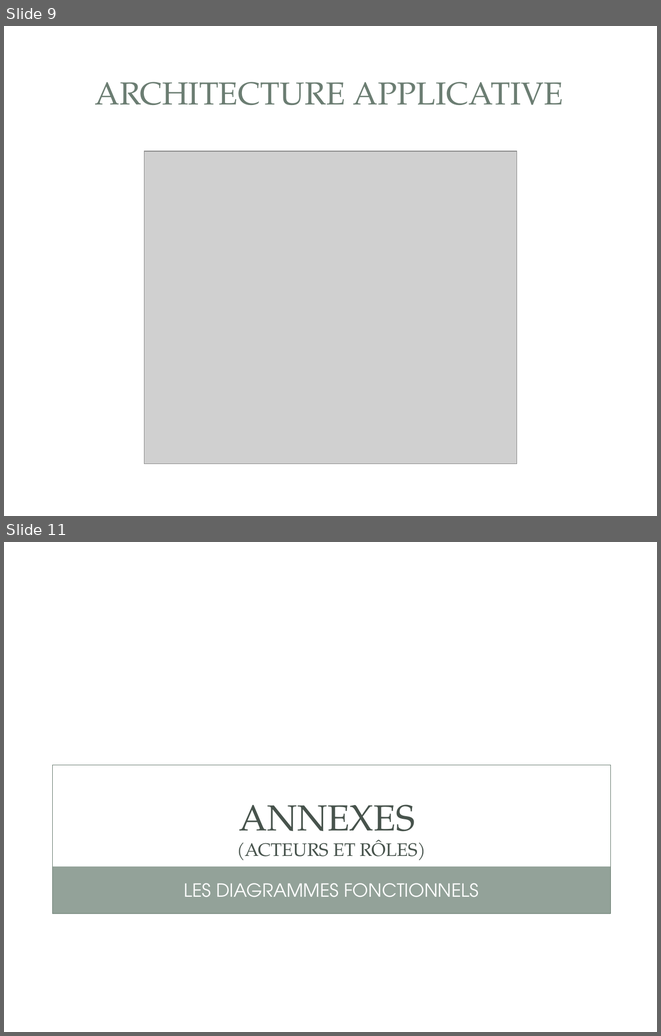
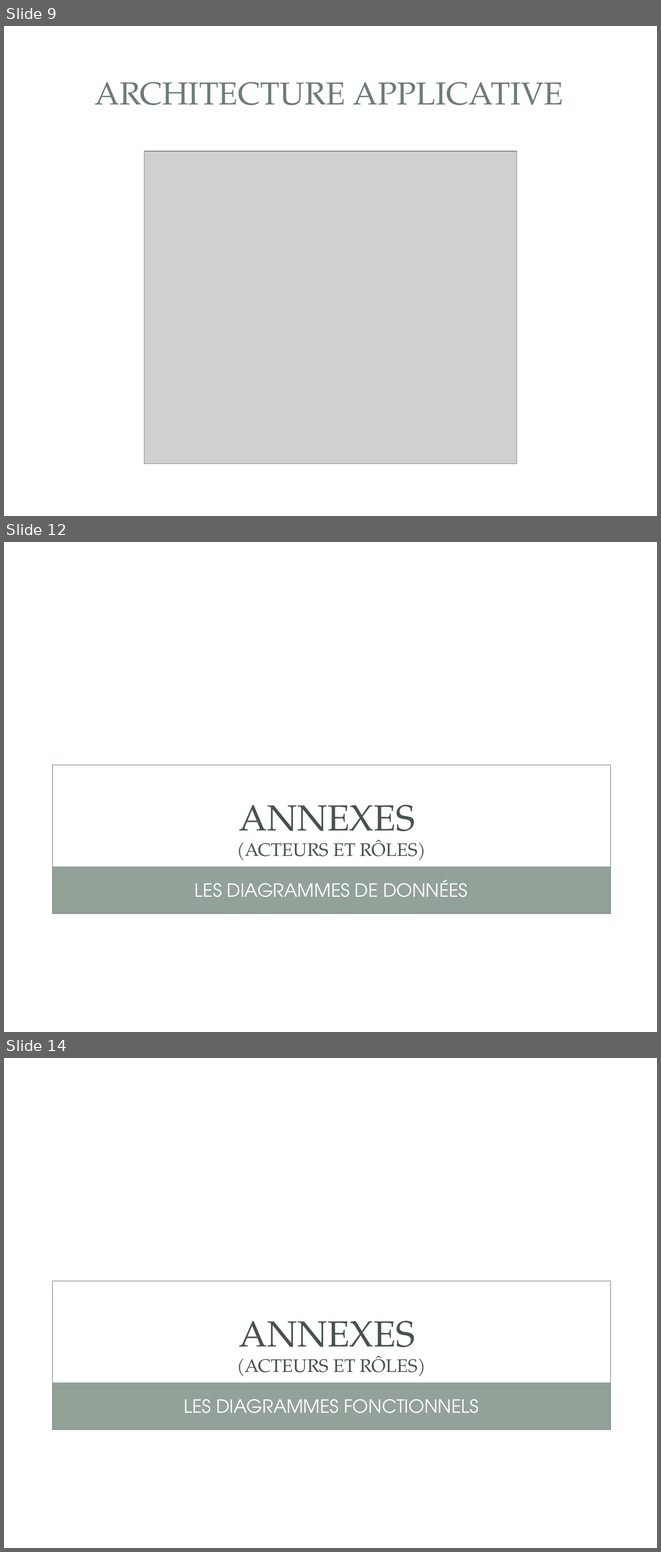
Before and after one commit to gestionsAbsences/gestionAbsences, a slide deck: Projet/Projet de fin de fomation - Fred.ppt. Shown one above the other, each under a label of ours: slides 9 and 11 before the commit, slides 9, 12 and 14 after it; the slides between them are not shown. The pictures are 661x1036 and 661x1552 pixels, drawn with LibreOffice and Linux fonts; fonts in the diff are those of the drawing; grey boxes stand for pictures; background and template pictures are left out. Boxes give left, top, right and bottom in pixels: in the first picture for what was removed or moved away, otherwise in the second. Text is boxed around its words. In the diff, an @@ line names an element or a change of style, - is before the commit and + after.

```diff
--- a/Projet/Projet de fin de fomation - Fred.ppt
+++ b/Projet/Projet de fin de fomation - Fred.ppt
@@ slide 12 added at (4, 542, 657, 1032), background picture (left out); not listed: 4 template elements that a slide beside it also shows @@
@@ title added at (237, 804, 426, 860), 20 pt, text #47534C @@
+ANNEXES
+(ACTEURS ET RÔLES)
@@ text added at (195, 880, 468, 897), 20 pt, text #FFFFFF @@
+LES DIAGRAMMES DE DONNÉES
@@ what was slide 11 is now slide 14 @@
```
Also in this commit, not shown: 3 other slides added, 1 slide removed, 5 other files.
